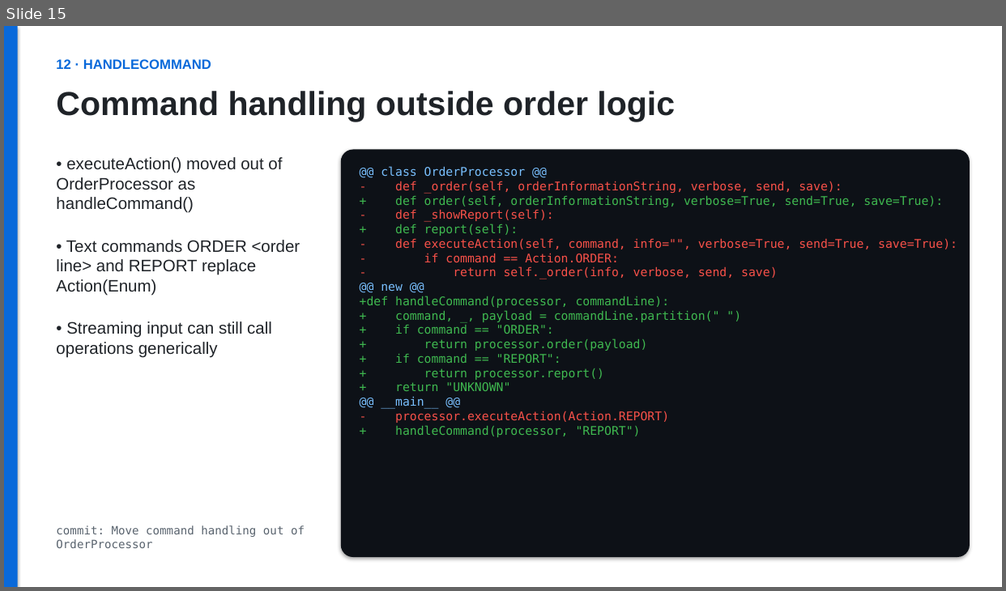
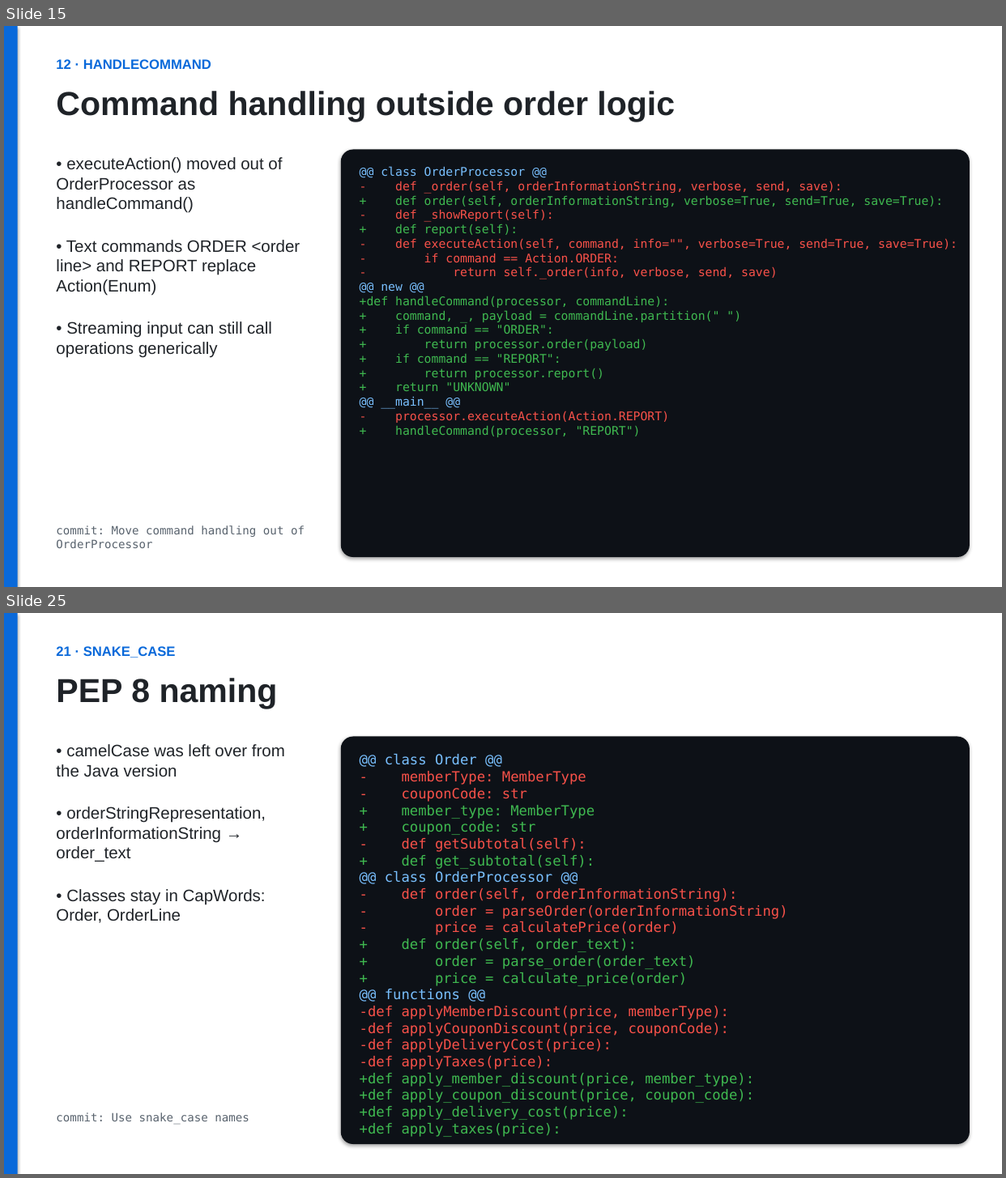
Before and after one commit to zielonyogor/clean-code-exercise, a slide deck: refactoring.pptx. Shown one above the other, each under a label of ours: slide 15 before the commit, slides 15 and 25 after it; the slides between them are not shown. The pictures are 1006x591 and 1006x1178 pixels, drawn with LibreOffice and Linux fonts; fonts in the diff are those of the drawing. Boxes give left, top, right and bottom in pixels: in the first picture for what was removed or moved away, otherwise in the second. Text is boxed around its words. In the diff, an @@ line names an element or a change of style, - is before the commit and + after.

Commit message:
Add second round of changes to the presentation

```diff
--- a/refactoring.pptx
+++ b/refactoring.pptx
@@ slide 25 added at (4, 613, 1002, 1174), background #FFFFFF @@
@@ rectangle added at (4, 613, 18, 1174), fill #0969DA @@
@@ text added at (56, 646, 176, 658), 13 pt, text #0969DA, bold @@
+21 · SNAKE_CASE
@@ text added at (56, 678, 278, 709), 32 pt, text #1F2328, bold @@
+PEP 8 naming
@@ text added at (56, 744, 285, 923), 16 pt, text #1F2328 @@
+• camelCase was left over from the Java version
+• orderStringRepresentation, orderInformationString → order_text
+• Classes stay in CapWords: Order, OrderLine
@@ rounded rectangle added at (341, 736, 970, 1144), fill #0D1117, 13.4 pt, text #F85149 @@
+@@ class Order @@
+- memberType: MemberType
+- couponCode: str
++ member_type: MemberType
++ coupon_code: str
+- def getSubtotal(self):
++ def get_subtotal(self):
+@@ class OrderProcessor @@
+- def order(self, orderInformationString):
+- order = parseOrder(orderInformationString)
+- price = calculatePrice(order)
++ def order(self, order_text):
++ order = parse_order(order_text)
++ price = calculate_price(order)
+@@ functions @@
+-def applyMemberDiscount(price, memberType):
+-def applyCouponDiscount(price, couponCode):
+-def applyDeliveryCost(price):
+-def applyTaxes(price):
++def apply_member_discount(price, member_type):
++def apply_coupon_discount(price, coupon_code):
++def apply_delivery_cost(price):
++def apply_taxes(price):
@@ text added at (56, 1113, 249, 1122), 11 pt, text #59636E @@
+commit: Use snake_case names
```
Also in this commit, not shown: 1 slide changed, 9 other slides added.
